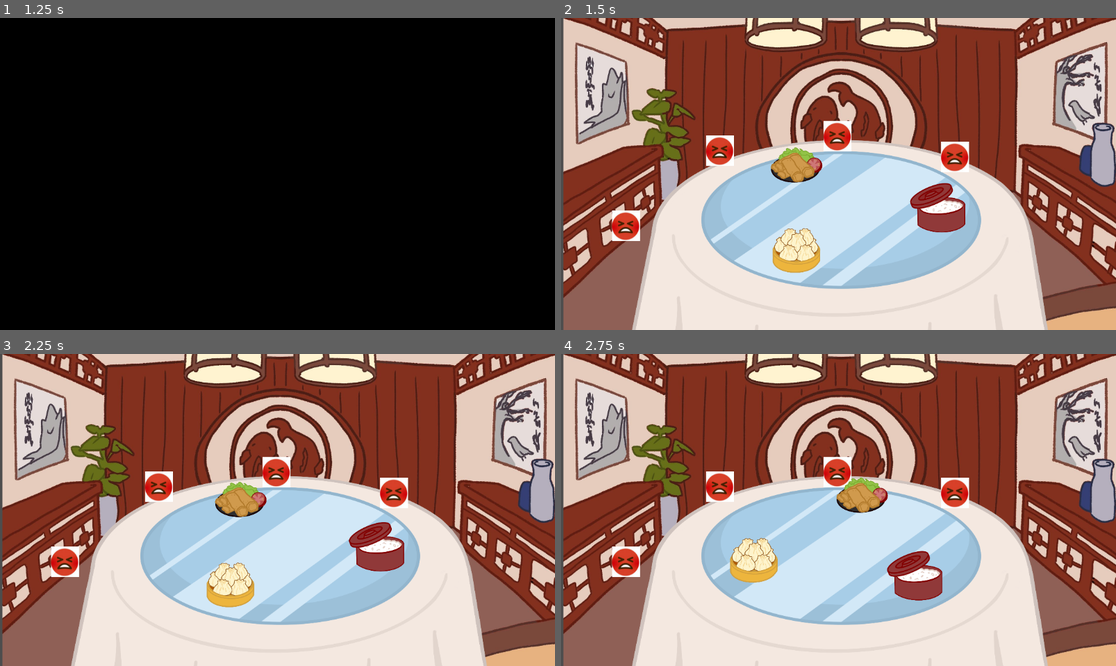
Above: before the commit, frames 1-4 (two rows, left to right).
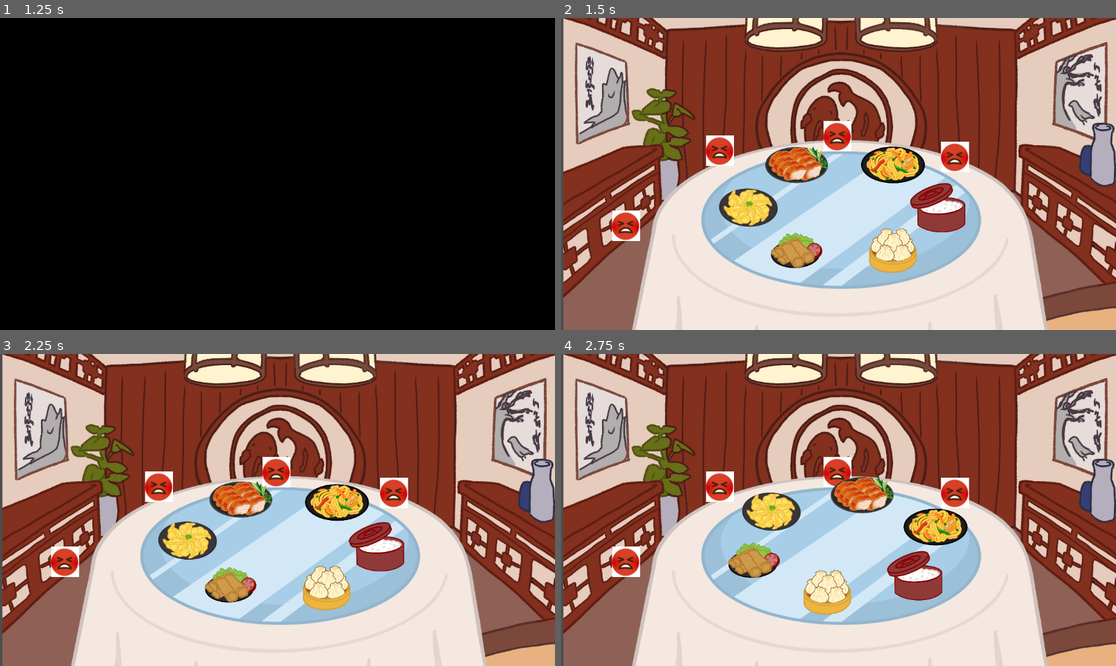
Above: after the commit, the same moments.

Repository: game-dev-besties/lupe_game
Game: Godot game, scene res://scenes/cutscene.tscn
Same seed, same stepped clock (60 frames per second), same inputs: the game is played once before the commit and once after it.
Inputs (mouse positions are in pixels of both pictures, inside the frame that each line leads up to):
- Up to frame 1 (1.25 s): click "SKIP" at 0.5 s
- Up to frame 2 (1.5 s): click "SKIP" at 1.25 s
- Up to frame 3 (2.25 s): tap Enter (ui_accept) at 2 s; move the mouse to (377, 544) at 2.02 s; hold Right (ui_right) from 2.03 s (still down); click (377, 544) at 2.17 s
- Up to frame 4 (2.75 s): keep holding Right (ui_right); tap Enter (ui_accept) at 2.27 s

Frame 1 is identical in both runs. In frame 2, 5.1% of the frame differs, in the area x 28-66%, y 41-82%; in frame 3, 5.1%; in frame 4, 5.1%, in the area x 30-74%, y 39-84%.

Commit message:
even more dishes

Diff:
--- a/scripts/spinningthing.gd
+++ b/scripts/spinningthing.gd
@@ -24,6 +24,9 @@
 	{"texture": preload("res://assets/food/rice.png"), "scale": 0.3, "item_name": "rice", "quantity": 3},
 	{"texture": preload("res://assets/food/dumpling.png"), "scale": 0.3, "item_name": "dumpling", "quantity": 3},
 	{"texture": preload("res://assets/food/eggroll.png"), "scale": 0.25, "item_name": "eggroll", "quantity": 3},
+	{"texture": preload("res://assets/food/frieddumpling.png"), "scale": 0.3, "item_name": "frieddumpling", "quantity": 3},
+	{"texture": preload("res://assets/food/duck.png"), "scale": 0.3, "item_name": "duck", "quantity": 3},
+	{"texture": preload("res://assets/food/noodle.png"), "scale": 0.3, "item_name": "noodle", "quantity": 3},
 ]
 var npc_desires = [
 	{"name": "npc1", "desire": "rice", "timer": 5},
Binary file added: assets/food/duck.png
Not shown, added: assets/food/duck.png.import
Binary file added: assets/food/frieddumpling.png
Not shown, added: assets/food/frieddumpling.png.import
Binary file added: assets/food/noodle.png
Not shown, added: assets/food/noodle.png.import
